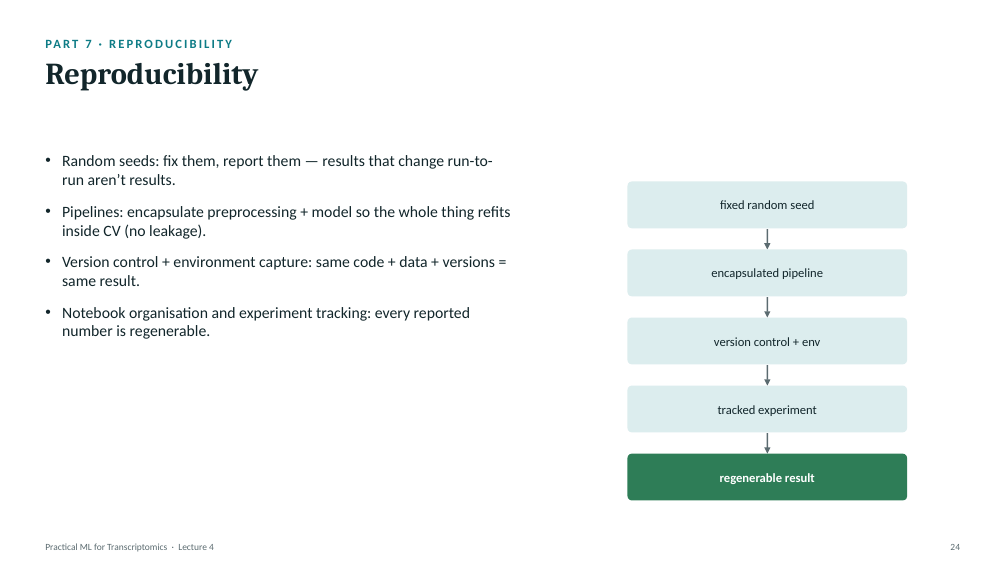
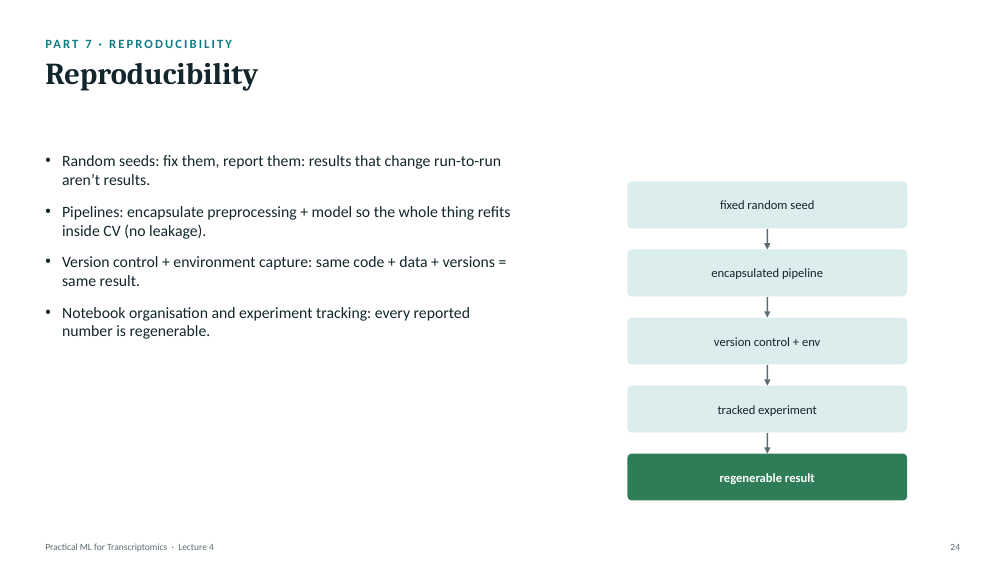
Before and after one commit to zhanyinx/ml26, a slide deck: slide 22 of lessons/lesson04_model_validation/theory/slides/Lecture4 - Model Improvement, Validation, and Interpretation.pptx (slide 24 before the commit). Drawn at 1008x567 pixels with LibreOffice and Linux fonts; fonts in the diff are those of the drawing. Boxes give left, top, right and bottom in pixels: in the first picture for what was removed or moved away, otherwise in the second. Text is boxed around its words. In the diff, an @@ line names an element or a change of style, - is before the commit and + after.

```diff
--- a/lessons/lesson04_model_validation/theory/slides/Lecture4 - Model Improvement, Validation, and Interpretation.pptx
+++ b/lessons/lesson04_model_validation/theory/slides/Lecture4 - Model Improvement, Validation, and Interpretation.pptx
@@ text at <box>62,155,501,185</box>: text changed @@
-• Random seeds: fix them, report them — results that change run-to-run aren’t results.
+• Random seeds: fix them, report them: results that change run-to-run aren’t results.
```
Also in this commit, not shown: 18 other slides changed, 4 slides added, 4 slides removed.
